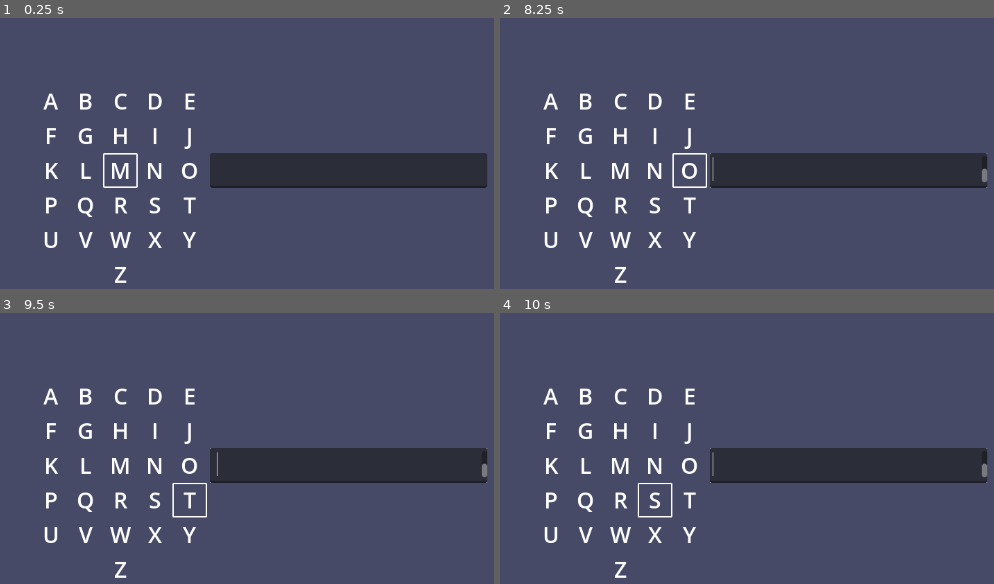
Above: before the commit, frames 1-4 (two rows, left to right).
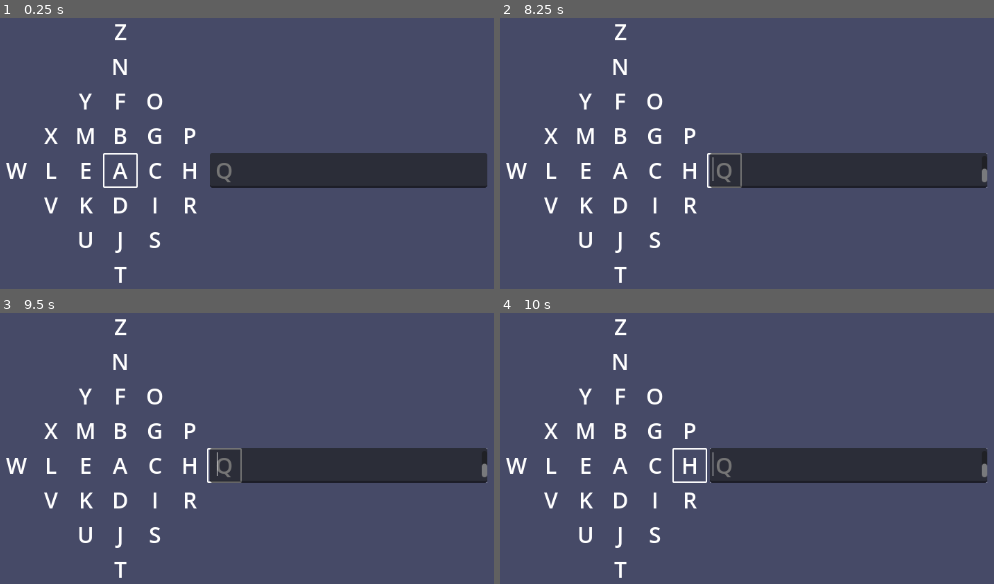
Above: after the commit, the same moments.

Repository: zoeesilcock/tetra_type
Game: Godot game, scene res://main.tscn
Two runs of this game, one before a commit and one after it. Both use one fixed random seed, a clock stepped at 60 frames per second and the inputs below.
Inputs (mouse positions are in pixels of both pictures, inside the frame that each line leads up to):
- Up to frame 1 (0.25 s): no input
- Up to frame 2 (8.25 s): click (850, 169) at 0.52 s; type "Alex" at 0.6 s; tap Enter at 1.25, 2.75, 4.25 s; hold Right (ui_right) 1.28-2.03 s; tap Space at 2, 3.5, 5 s; hold Down (ui_down) 2.03-2.78 s; hold Right (ui_right) 2.78-3.53 s; hold Up (ui_up) 3.53-4.28 s; hold Left (ui_left) 4.28-5.78 s; hold Down (ui_down) 5.78-6.53 s; hold Right (ui_right) 6.53-7.28 s; hold Up (ui_up) 7.28-8.03 s; hold Right (ui_right) from 8.03 s (still down)
- Up to frame 3 (9.5 s): release Right (ui_right) at 8.78 s; hold Down (ui_down) from 8.78 s (still down)
- Up to frame 4 (10 s): release Down (ui_down) at 9.53 s; hold Left (ui_left) from 9.53 s (still down)

The runs differ from the first frame. In frame 1, 3.1% of the frame differs, in the area x 1-47%, y 2-98%; in frame 2, 3.5%, in the area x 1-49%, y 2-98%; in frame 3, 3.5%; in frame 4, 3.5%.

Commit message:
First implementation of placement code

Diff:
--- a/tetra_board.gd
+++ b/tetra_board.gd
@@ -7,6 +7,16 @@
 var cursor : Panel
 var keys : Dictionary
 var current_position : Vector2
+
+const FIRST_LETTER = 65
+const LAST_LETTER = 90
+
+const CLOCKWISE_DIRECTIONS = [
+	Vector2.UP,
+	Vector2.RIGHT,
+	Vector2.DOWN,
+	Vector2.LEFT,
+]
 
 func _ready() -> void:
 	_create_keys()
@@ -39,27 +49,55 @@
 		cursor.position = keys[current_position].position
 
 func _create_keys() -> void:
-	var row : int = -2
-	var col : int = -2
+	var board_position : Vector2 = Vector2.ZERO
+	var letter_code : int = FIRST_LETTER
+	var direction : int = 0
+	var distance : int = 0
 
-	for letter_code : int in range(65, 91):
-		var key : TetraKey = _create_key(char(letter_code))
-		var key_size : Vector2 = key.custom_minimum_size
+	while letter_code <= LAST_LETTER:
+		for outer_index : int in range(distance + 1, 0, -1):
+			# Break out of the outermost loop early if we overshoot.
+			if letter_code > LAST_LETTER:
+				return
 
-		# Hacky approach to get Z centered on the last row.
-		if (char(letter_code) == "Z"):
-			col += 2
+			# Add the key.
+			_add_key(char(letter_code), board_position)
+			letter_code += 1
 
-		add_child(key)
-		key.position = (Vector2(col, row) * key_size) + key_size * 2
+			# Calculate next position.
+			board_position = Vector2.ZERO
+			for inner_index : int in range(0, distance + 1):
+				# We start by moving the distance in the current direction.
+				var inner_direction : int = direction
 
-		var key_coordinate : Vector2 = Vector2(col, row)
-		keys[key_coordinate] = key
+				# But as the distance from the from the center increases,
+				# we have to include the next direction, more times
+				# for each step away from the center.
+				#
+				# Example: At 3 steps from center, facing up we do:
+				# * up up up
+				# * up up right
+				# * up right right
+				if inner_index > outer_index - 1:
+					inner_direction = (direction + 1) % len(CLOCKWISE_DIRECTIONS)
 
-		col += 1
-		if col > 2:
-			col = -2
-			row += 1
+				# Set the next position.
+				board_position += CLOCKWISE_DIRECTIONS[inner_direction]
+
+		# Go to next direction and increase distance if we've completed a rotation.
+		direction += 1
+		if direction == len(CLOCKWISE_DIRECTIONS):
+			direction = 0
+			distance += 1
+
+func _add_key(letter : String, board_position : Vector2) -> void:
+	var key : TetraKey = _create_key(letter)
+	var key_size : Vector2 = key.custom_minimum_size
+	var key_position : Vector2 = (board_position * key_size) + key_size * 2
+
+	add_child(key)
+	key.position = key_position
+	keys[board_position] = key
 
 func _create_key(letter : String) -> TetraKey:
 	var key : TetraKey = key_scene.instantiate()
